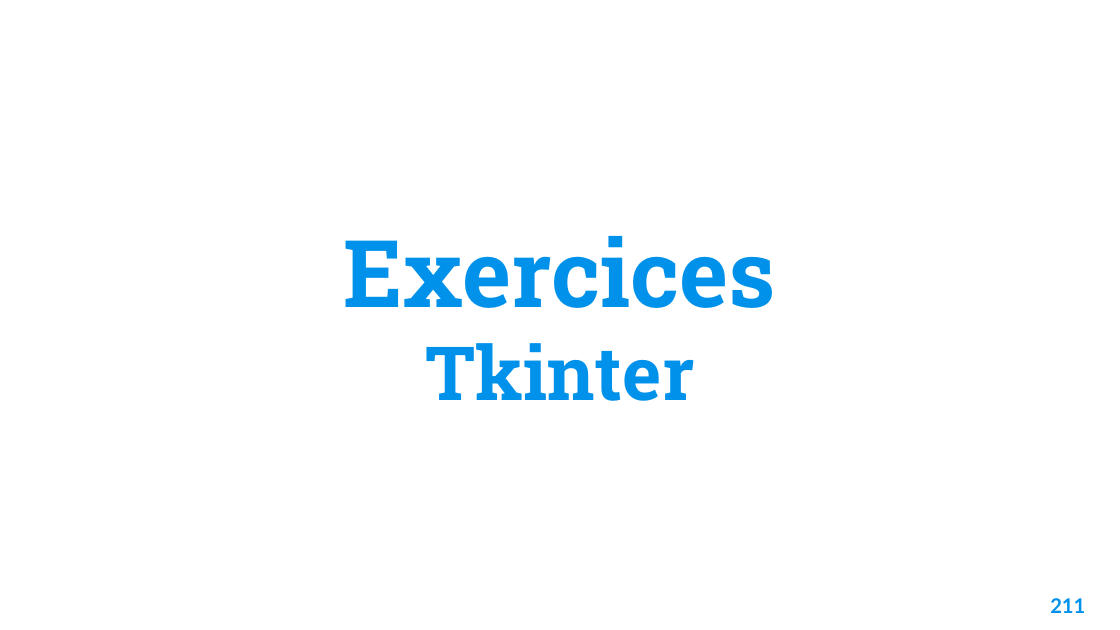
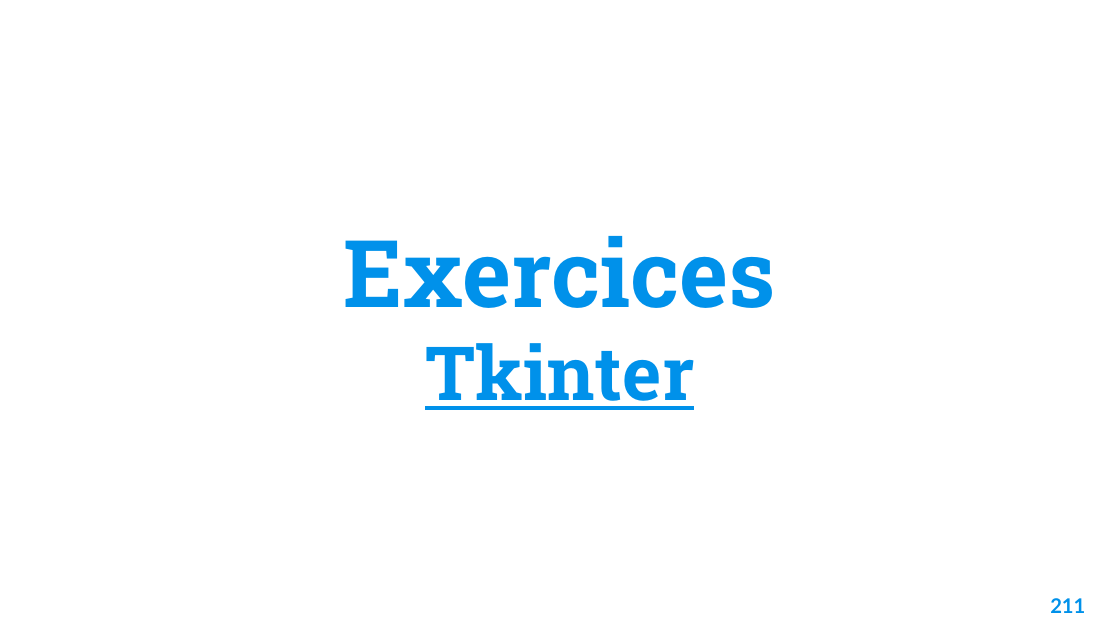
Before and after one commit to Fully-san/PythonSoftwareDevelopment, a slide deck: slide 212 of Supports/Python Software Development.pptx. Drawn at 1120x630 pixels with LibreOffice and Linux fonts; fonts in the diff are those of the drawing; background and template pictures are left out. Boxes give left, top, right and bottom in pixels: in the first picture for what was removed or moved away, otherwise in the second. Text is boxed around its words. In the diff, an @@ line names an element or a change of style, - is before the commit and + after.

```diff
--- a/Supports/Python Software Development.pptx
+++ b/Supports/Python Software Development.pptx
@@ title "Exercices Tkinter" at box(344, 236, 776, 410): underline on in "Tkinter" @@
```
Also in this commit, not shown: 6 other slides changed.
